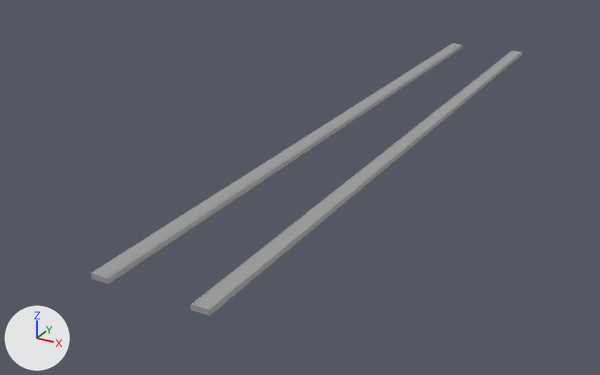
A saved change to the glTF model frontend/public/models/sidewalk.glb.
Before and after are seen from a camera (50 mm lens) standing at (108.0, -350.0, 96.0) and looking at (-19.0, -120.0, -19.0). Lighting does not change. The marker at lower left points along +X, +Y and +Z. The picture after the commit comes second. Where no turn or scale is listed for an object, it has been applied to the vertices. Vertices at exactly the same position are counted once.

Script lines for the objects in view, before the commit:
```python
me_mesh_002 = bpy.data.meshes.new('Mesh.002')
me_mesh_002.from_pydata(...)  # 64 vertices, 120 faces; spans x -17.0..17.0, y -225.0..25.0, z -1.0..1.0
me_mesh_002.materials.append(mat_rock_002)  # grey #a5a5a5
# before: 0 (17.0, 25.0, 1.0) at pixel (522, 51), 1 (17.0, 25.0, -1.0) at pixel (521, 55), 16 (17.0, -225.0, 1.0) at pixel (209, 309), 17 (17.0, -225.0, -1.0) at pixel (209, 315), 32 (-17.0, 25.0, 1.0) at pixel (452, 43)
# before: 33 (-17.0, 25.0, -1.0), 48 (-17.0, -225.0, 1.0) at pixel (91, 272), 49 (-17.0, -225.0, -1.0) at pixel (91, 278)
ob_sidewalk = bpy.data.objects.new('sidewalk', me_mesh_002)
ob_sidewalk.location = (0.0, 0.0, 0.0)
```
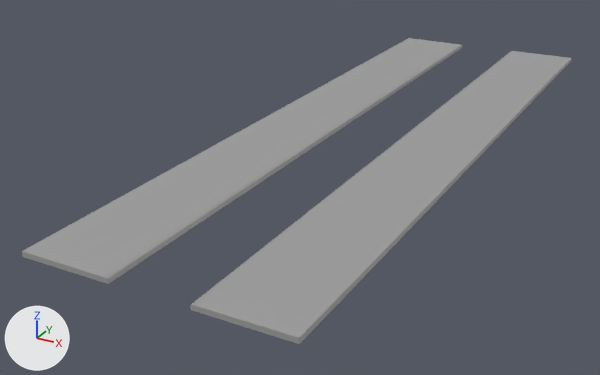
Where the change shows, as pixel boxes (x1, y1, x2, y2) in the pictures (600 x 375 px):
'sidewalk', reshaped (27% wider, 12% taller): before (91, 43, 522, 316); after (22, 38, 571, 344)

The change in detail:
me_mesh_002 is used by ob_sidewalk; location (0.0, 0.0, 0.0).
me_mesh_002 had 64 vertices, 120 faces and spanned x -17.0..17.0, y -225.0..25.0, z -1.0..1.0.
me_mesh_002 now has 64 vertices, 120 faces and spans x -39.0..39.0, y -225.0..25.0, z -1.0..1.0.
Part 1, on me_mesh_002:
Vertices 32, 33, 48, 49 of me_mesh_002 move by (-22.0, 0.0, 0.0).
Vertices 0, 1, 16, 17 of me_mesh_002 move by (22.0, 0.0, 0.0).
